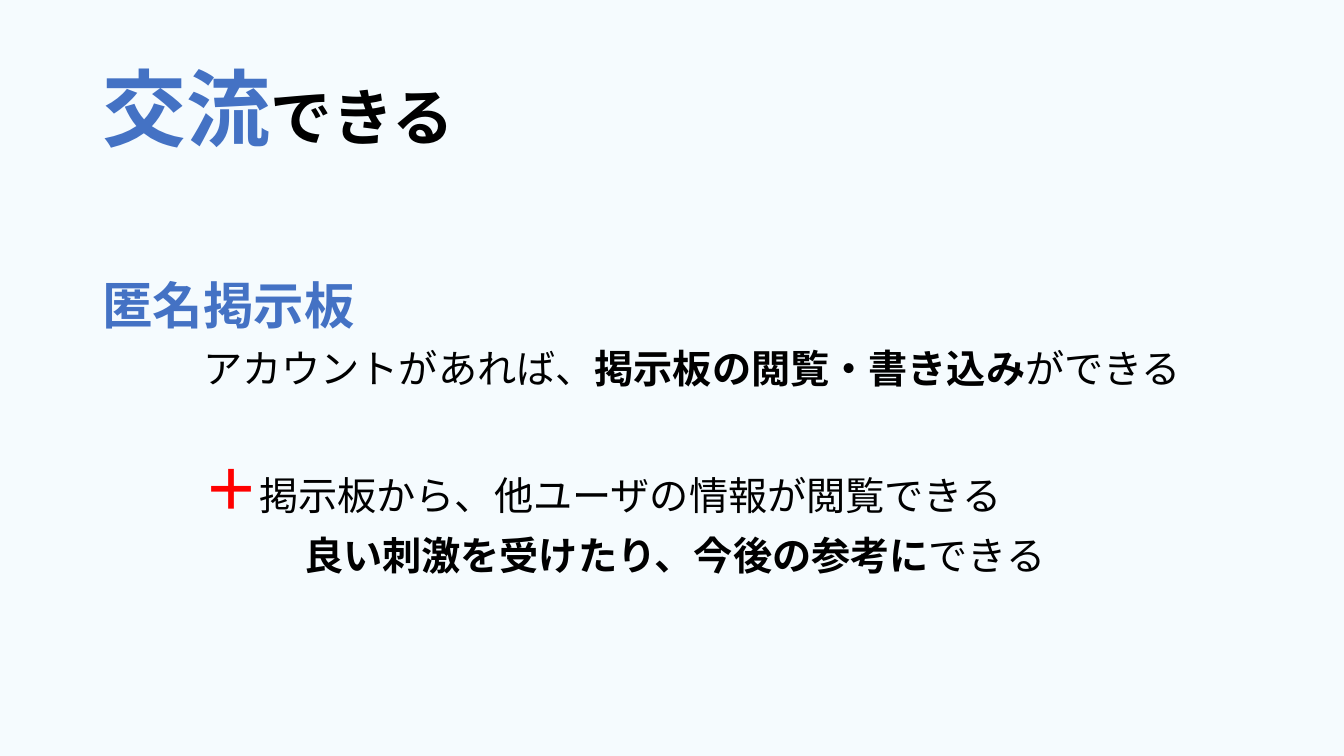
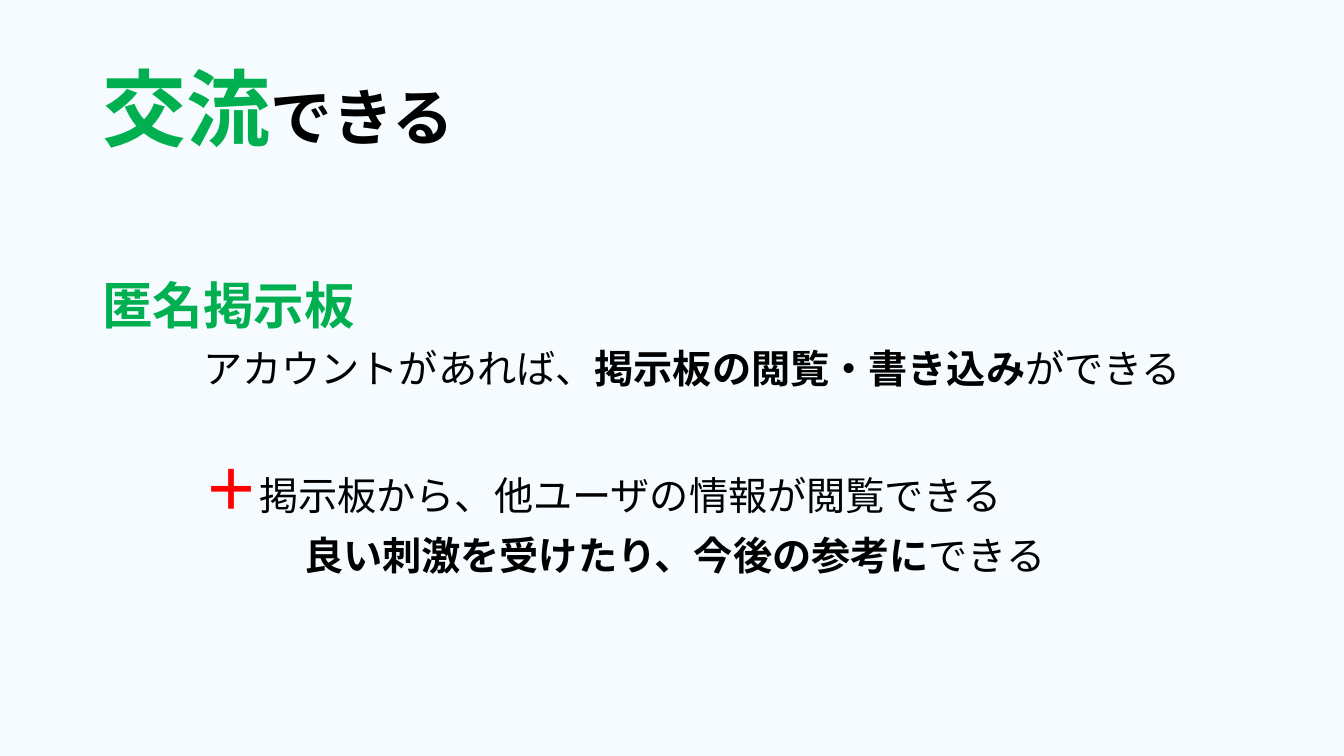
Before and after one commit to dojo2023/E-4, a slide deck: slide 15 of 共有用フォルダー/成果発表.pptx (slide 11 before the commit). Drawn at 1344x756 pixels with LibreOffice and Linux fonts; fonts in the diff are those of the drawing. Boxes give left, top, right and bottom in pixels: in the first picture for what was removed or moved away, otherwise in the second. Text is boxed around its words. In the diff, an @@ line names an element or a change of style, - is before the commit and + after.

```diff
--- a/共有用フォルダー/成果発表.pptx
+++ b/共有用フォルダー/成果発表.pptx
@@ title "交流できる" at bbox=[102, 68, 454, 148]: text colour #4472C4 to #00B050 in "交流できる" @@
@@ text at bbox=[102, 281, 354, 329]: text colour #4472C4 to #00B050 in "匿名掲示板" @@
```
Also in this commit, not shown: 7 other slides changed, 1 other file.
